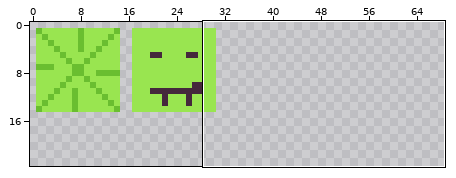
Pixel-art file: Assets/Art/test_snake.aseprite. Above: a wide view before the commit, with the close-up outlined.
Close-up. Old version:
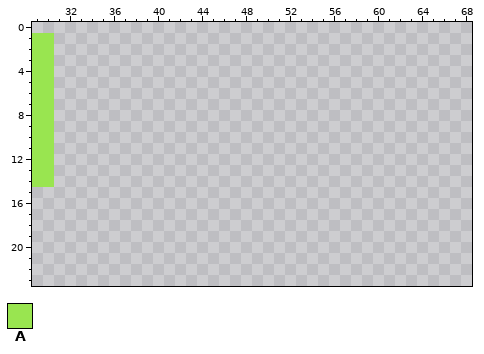
128x128 pixels, 1 frame. Shown: x 29..68, y 0..23. The wide view leaves out empty margins.
Palette (. is transparent): A #99e550
Pixels before, first column x 29:
 1 AA
 2 AA
 3 AA
 4 AA
 5 AA
 6 AA
 7 AA
 8 AA
 9 AA
10 AA
11 AA
12 AA
13 AA
14 AA
And afterwards:
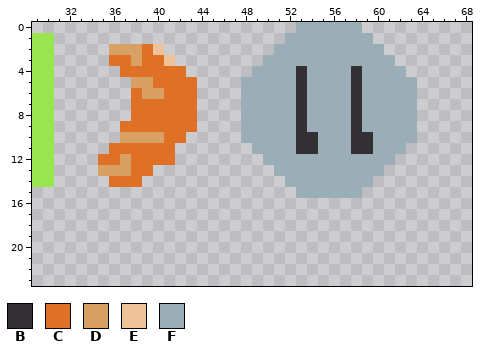
Colours new in this view: B #333034  C #df7126  D #d9a066  E #eec39a  F #9badb7
The edit:
{"y":0,"x":53,"old":"......","new":"FFFFFF"}
{"y":1,"x":52,"old":"........","new":"FFFFFFFF"}
{"y":2,"x":36,"old":".....","new":"DDDCE"}
{"y":2,"x":51,"old":"..........","new":"FFFFFFFFFF"}
{"y":3,"x":36,"old":"......","new":"CCDCCE"}
{"y":3,"x":50,"old":"............","new":"FFFFFFFFFFFF"}
{"y":4,"x":37,"old":"......","new":"CCCCCC"}
{"y":4,"x":49,"old":"..............","new":"FFFFBFFFFBFFFF"}
{"y":5,"x":38,"old":"......","new":"DDCCCC"}
{"y":5,"x":48,"old":"................","new":"FFFFFBFFFFBFFFFF"}
{"y":6,"x":38,"old":"......","new":"CDDCCC"}
{"y":6,"x":48,"old":"................","new":"FFFFFBFFFFBFFFFF"}
{"y":7,"x":38,"old":"......","new":"CCCCCC"}
{"y":7,"x":48,"old":"................","new":"FFFFFBFFFFBFFFFF"}
{"y":8,"x":38,"old":"......","new":"CCCCCC"}
{"y":8,"x":48,"old":"................","new":"FFFFFBFFFFBFFFFF"}
{"y":9,"x":37,"old":".......","new":"CCCCCCC"}
{"y":9,"x":48,"old":"................","new":"FFFFFBFFFFBFFFFF"}
{"y":10,"x":37,"old":"......","new":"DDDDCC"}
{"y":10,"x":48,"old":"................","new":"FFFFFBBFFFBBFFFF"}
{"y":11,"x":36,"old":"......","new":"CCCCCC"}
{"y":11,"x":49,"old":"..............","new":"FFFFBBFFFBBFFF"}
{"y":12,"x":35,"old":".......","new":"CCDCCCC"}
{"y":12,"x":50,"old":"............","new":"FFFFFFFFFFFF"}
{"y":13,"x":35,"old":".....","new":"DDDCC"}
{"y":13,"x":51,"old":"..........","new":"FFFFFFFFFF"}
{"y":14,"x":36,"old":"...","new":"CCC"}
{"y":14,"x":52,"old":"........","new":"FFFFFFFF"}
{"y":15,"x":53,"old":"......","new":"FFFFFF"}
